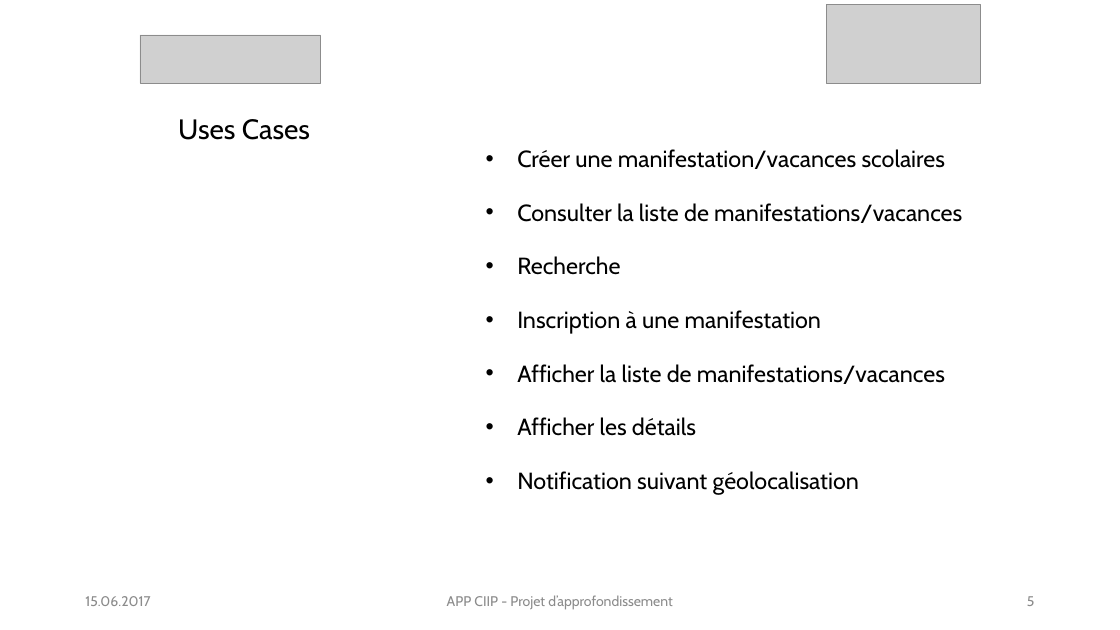
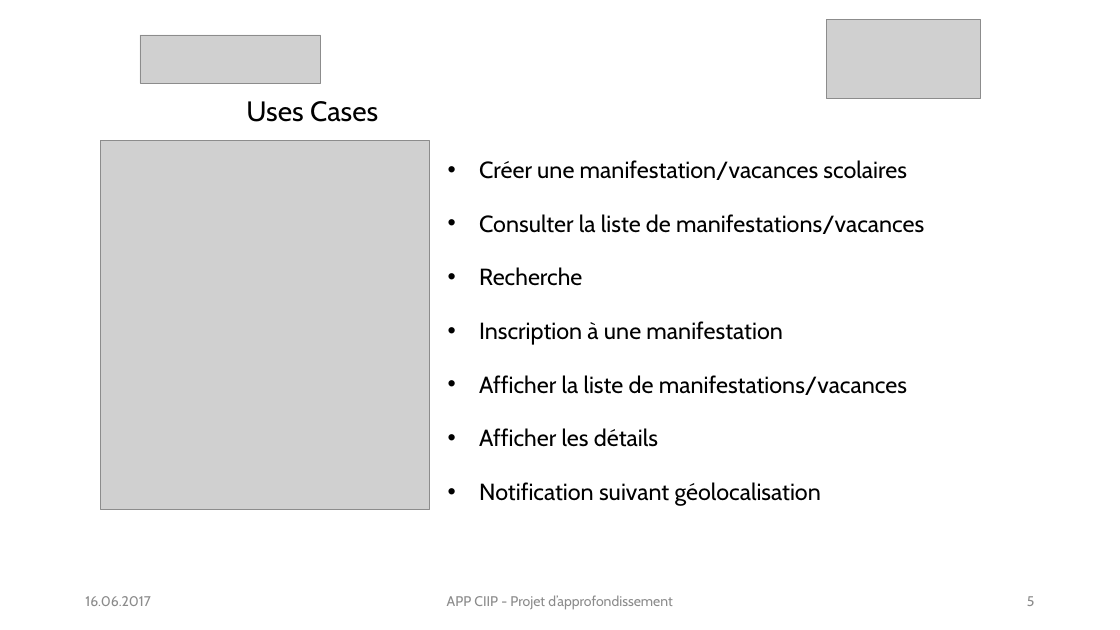
Before and after one commit to gaelteguia/appciip, a slide deck: slide 5 of Defense PA GTT.pptx. Drawn at 1120x630 pixels with LibreOffice and Linux fonts; fonts in the diff are those of the drawing; grey boxes stand for pictures. Boxes give left, top, right and bottom in pixels: in the first picture for what was removed or moved away, otherwise in the second. Text is boxed around its words. In the diff, an @@ line names an element or a change of style, - is before the commit and + after.

```diff
--- a/Defense PA GTT.pptx
+++ b/Defense PA GTT.pptx
@@ picture: place and size @@
-picture at [826, 4, 980, 83]
+picture at [826, 19, 980, 98]
@@ title "Uses Cases": place and size @@
-title "Uses Cases" at [178, 119, 310, 140]
+title "Uses Cases" at [246, 101, 378, 122]
@@ picture added at [101, 140, 429, 510] @@
@@ subtitle "Créer une manifestation/vacances scolaires": place and size @@
-subtitle "Créer une manifestation/vacances scolaires" at [517, 149, 962, 495]
+subtitle "Créer une manifestation/vacances scolaires" at [479, 160, 924, 506]
@@ text at [85, 596, 151, 606]: text changed @@
-15.06.2017
+16.06.2017
```
Also in this commit, not shown: 12 other slides changed, 2 slides removed.
